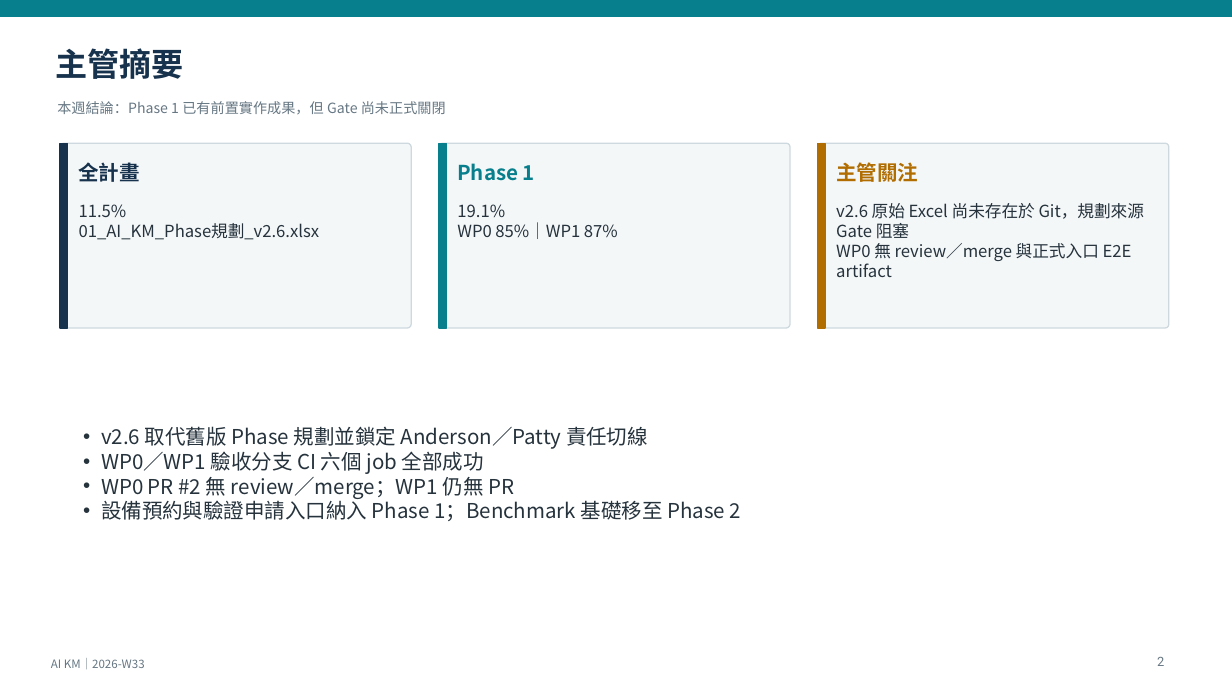
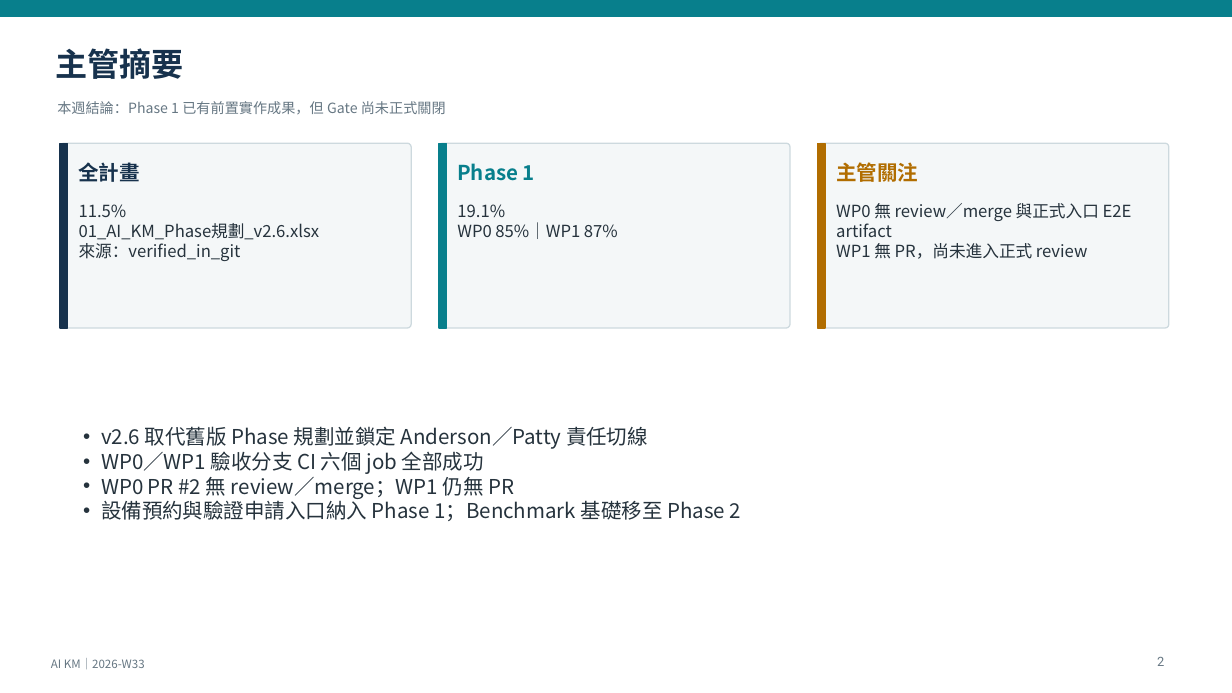
Before and after one commit to kyocarlos/knowledge-base-agent-source, a slide deck: slide 2 of docs/km-modernization/progress/presentations/AI-KM-Weekly-2026-W33.pptx. Drawn at 1232x693 pixels with LibreOffice and Linux fonts; fonts in the diff are those of the drawing. Boxes give left, top, right and bottom in pixels: in the first picture for what was removed or moved away, otherwise in the second. Text is boxed around its words. In the diff, an @@ line names an element or a change of style, - is before the commit and + after.

Commit message:
docs: preserve v2.6 source package for supervisor review

```diff
--- a/docs/km-modernization/progress/presentations/AI-KM-Weekly-2026-W33.pptx
+++ b/docs/km-modernization/progress/presentations/AI-KM-Weekly-2026-W33.pptx
@@ text at [836,203,1145,239]: paragraph removed @@
-v2.6 原始 Excel 尚未存在於 Git，規劃來源 Gate 阻塞
@@ text at [79,243,241,261]: paragraph added @@
+來源：verified_in_git
@@ text at [836,243,1087,259]: paragraph added @@
+WP1 無 PR，尚未進入正式 review
```
Also in this commit, not shown: 1 other slide changed, 25 other files.
